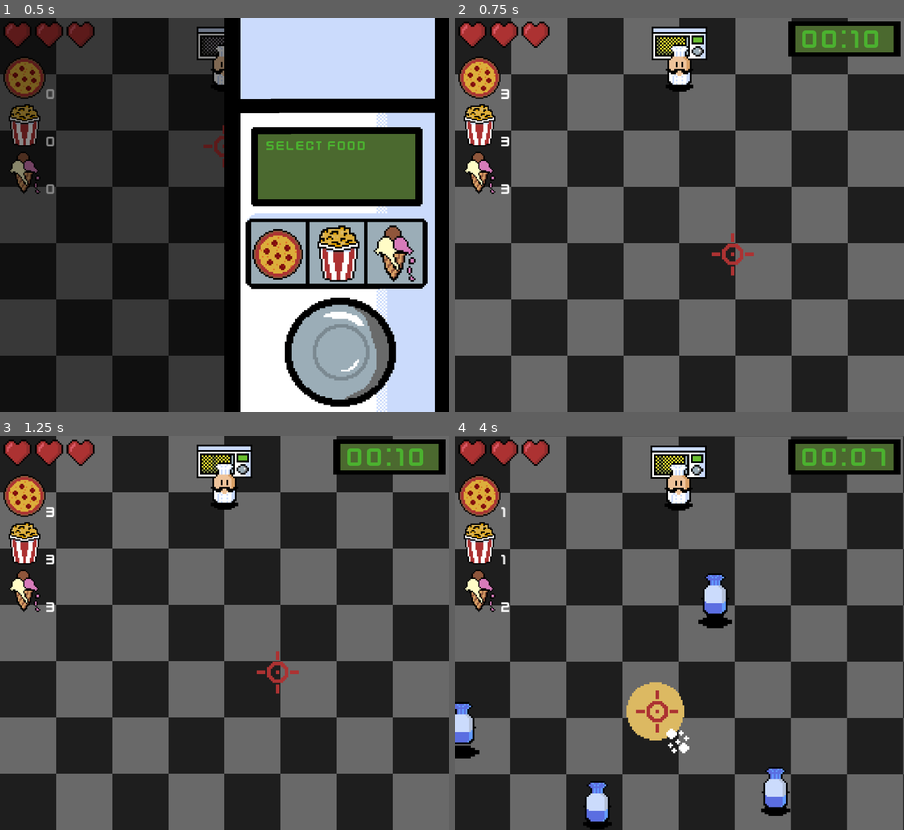
Above: before the commit, frames 1-4 (two rows, left to right).
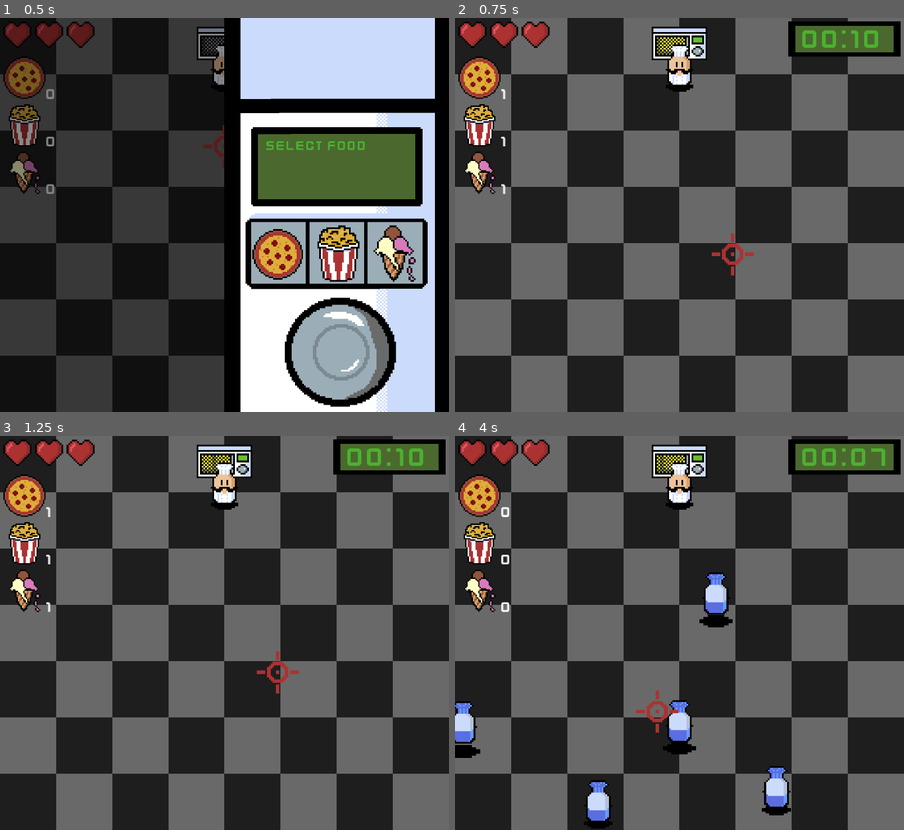
Above: after the commit, the same moments.

Repository: 1nderr/chef-mikes-final-stand
Game: Godot game, scene res://src/core/main.tscn
Same seed, same stepped clock (60 frames per second), same inputs: the game is played once before the commit and once after it.
Inputs (mouse positions are in pixels of both pictures, inside the frame that each line leads up to):
- Up to frame 1 (0.5 s): no input
- Up to frame 2 (0.75 s): click (733, 254) at 0.5 s
- Up to frame 3 (1.25 s): no input
- Up to frame 4 (4 s): tap Enter at 1.25 s; move the mouse to (778, 613) at 1.27 s; hold 2 (bomb) 1.28-2.03 s; tap 1 (disc) at 1.55, 2.1 s; move the mouse to (589, 652) at 2.02 s; tap Space (open) at 2.3, 2.85 s; move the mouse to (724, 546) at 2.77 s; hold 3 (slow) 2.78-3.53 s; move the mouse to (657, 711) at 3.52 s; tap 3 (slow) at 3.6 s; tap 2 (bomb) at 3.8 s

Frame 1 is identical in both runs. In frame 2, 0.1% of the frame differs, in the area x 10-13%, y 18-45%; in frame 3, 0.1%; in frame 4, 5.8%, in the area x 0-100%, y 0-100%.

Commit message:
skill check does not play ding

Diff:
--- a/src/core/game_manager.gd
+++ b/src/core/game_manager.gd
@@ -2,6 +2,6 @@
 
 var player: Player
 var camera: ShakingCamera
-var discs: int = 3
-var bombs: int = 3
-var slows: int = 3
+var discs: int = 1
+var bombs: int = 1
+var slows: int = 1
--- a/src/effects/heart_particle.tscn
+++ b/src/effects/heart_particle.tscn
@@ -54,6 +54,7 @@
 }
 
 [node name="Node2D" type="Sprite2D" unique_id=1747186800]
+process_mode = 3
 z_index = 5
 scale = Vector2(0.5, 0.5)
 texture = ExtResource("1_8vo2o")
--- a/src/entities/microwave/microwave.gd
+++ b/src/entities/microwave/microwave.gd
@@ -29,6 +29,9 @@
 		sprite.play("flash")
 	if sprite.animation == "flash" and timer.time_left <= double_time and Input.is_action_just_pressed("open"):
 		SignalBus.healed.emit()
+		timer.stop()
+		sprite.play("off")
+		SignalBus.microwave_done.emit(_item)
 
 
 func _on_microwave_start(item: Item, wait_time: float) -> void:
